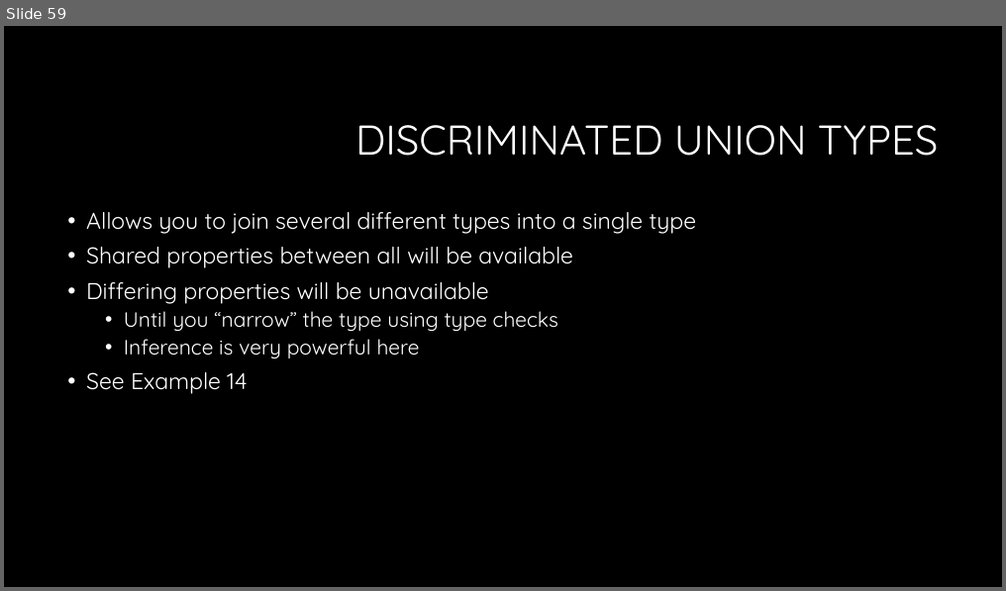
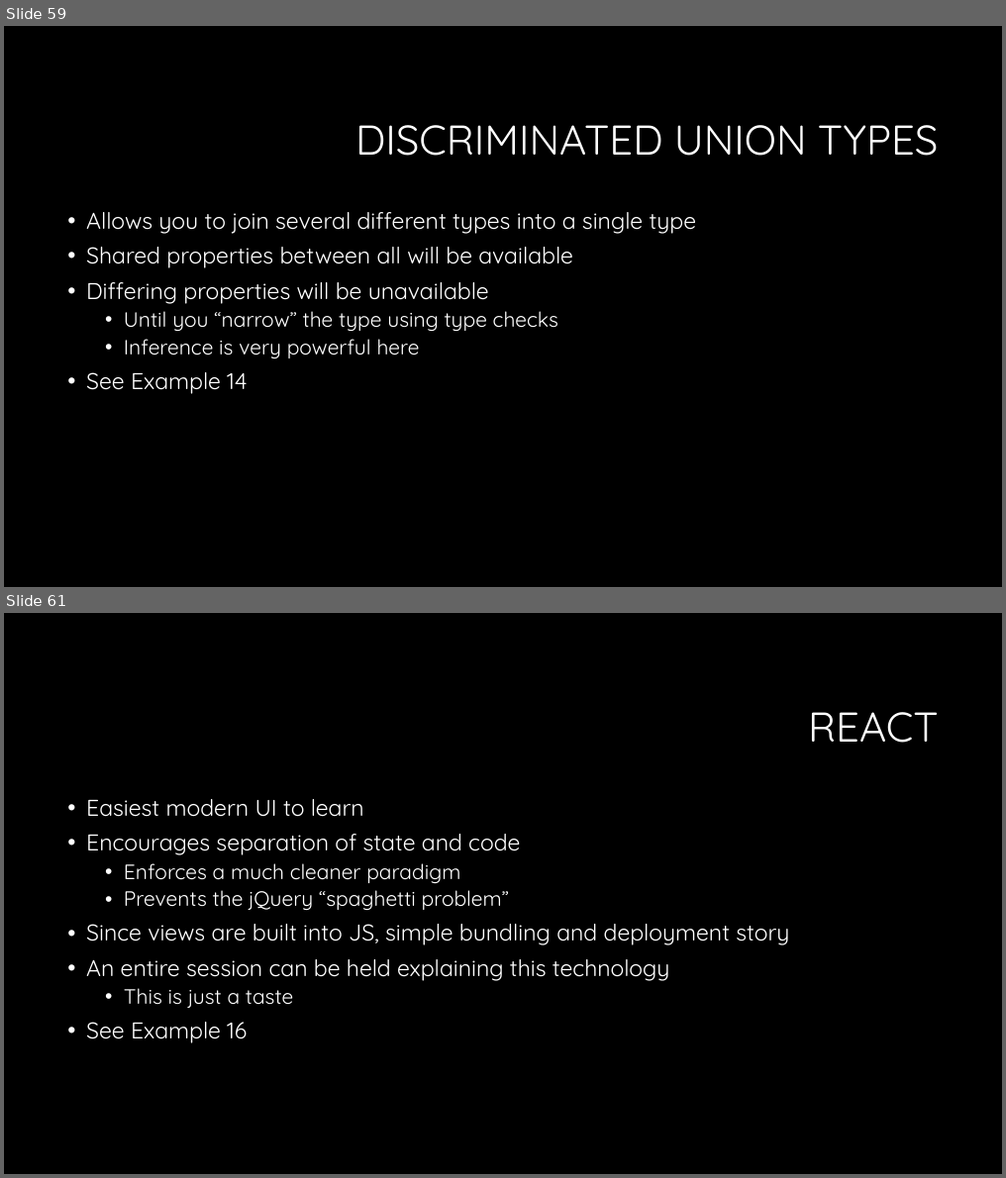
Before and after one commit to RonPenton/intro-to-typescript, a slide deck: Web development with Typescript.pptx. Shown one above the other, each under a label of ours: slide 59 before the commit, slides 59 and 61 after it; the slides between them are not shown. The pictures are 1006x591 and 1006x1178 pixels, drawn with LibreOffice and Linux fonts; fonts in the diff are those of the drawing; background and template pictures are left out. Boxes give left, top, right and bottom in pixels: in the first picture for what was removed or moved away, otherwise in the second. Text is boxed around its words. In the diff, an @@ line names an element or a change of style, - is before the commit and + after.

Commit message:
react

```diff
--- a/Web development with Typescript.pptx
+++ b/Web development with Typescript.pptx
@@ slide 61 added at [4,613,1002,1174], background #000000 @@
@@ title added at [808,712,939,743], 40 pt, text #FFFFFF @@
+REACT
@@ text added at [86,799,789,1044], 22 pt, text #FFFFFF @@
+• Easiest modern UI to learn
+• Encourages separation of state and code
+  • Enforces a much cleaner paradigm
+  • Prevents the jQuery “spaghetti problem”
+• Since views are built into JS, simple bundling and deployment story
+• An entire session can be held explaining this technology
+  • This is just a taste
+• See Example 16
```
Also in this commit, not shown: 3 other slides added, 8 other files.
